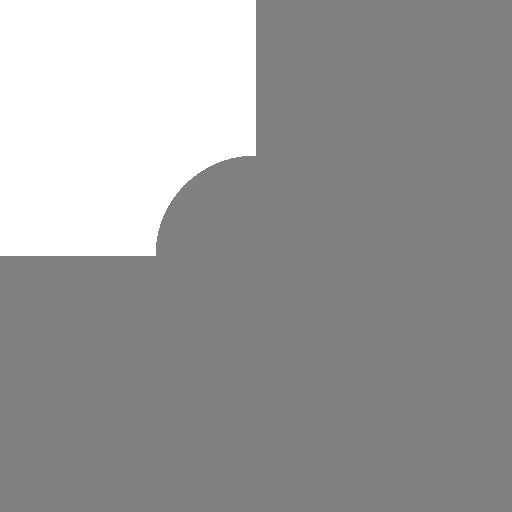
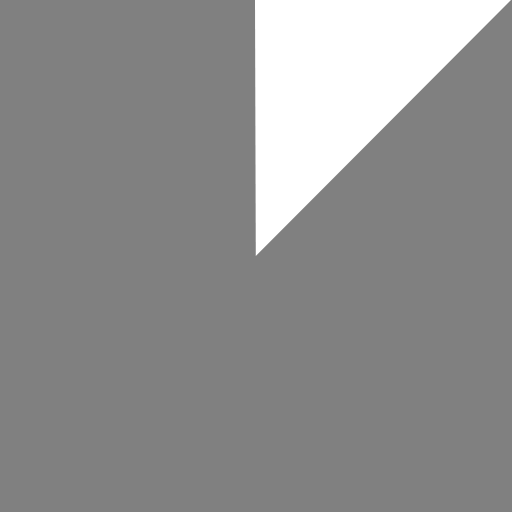
Layered file, before and after one edit (512 x 512). Changes by layer:
added group "New Mask" with 5 layers above "Masks" over [0, 0, 511, 256]
added layer "Mask 4" in group "New Mask" over [255, 0, 511, 256]
hid group "Masks" (5 layers) over [0, 0, 511, 256]
hid "Rectangle 1" (4th of 4, in "Masks") over [0, 0, 256, 256]
